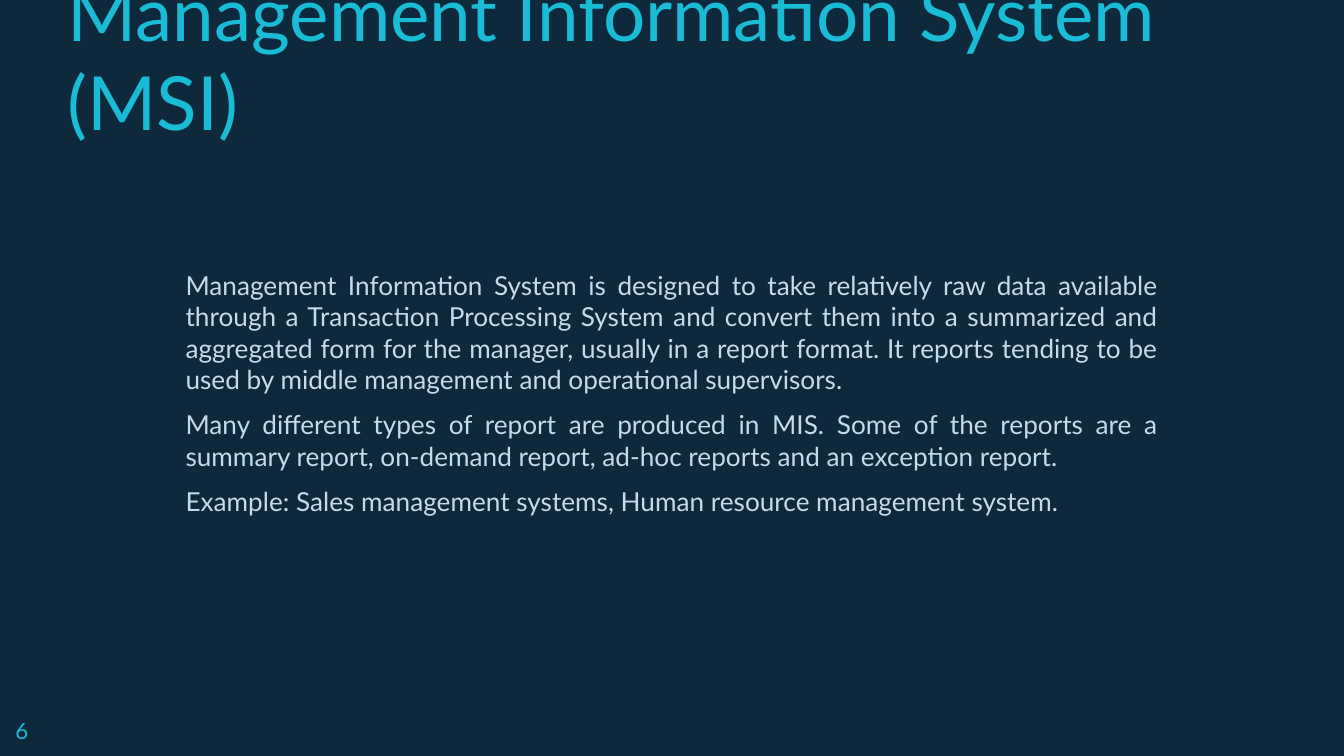
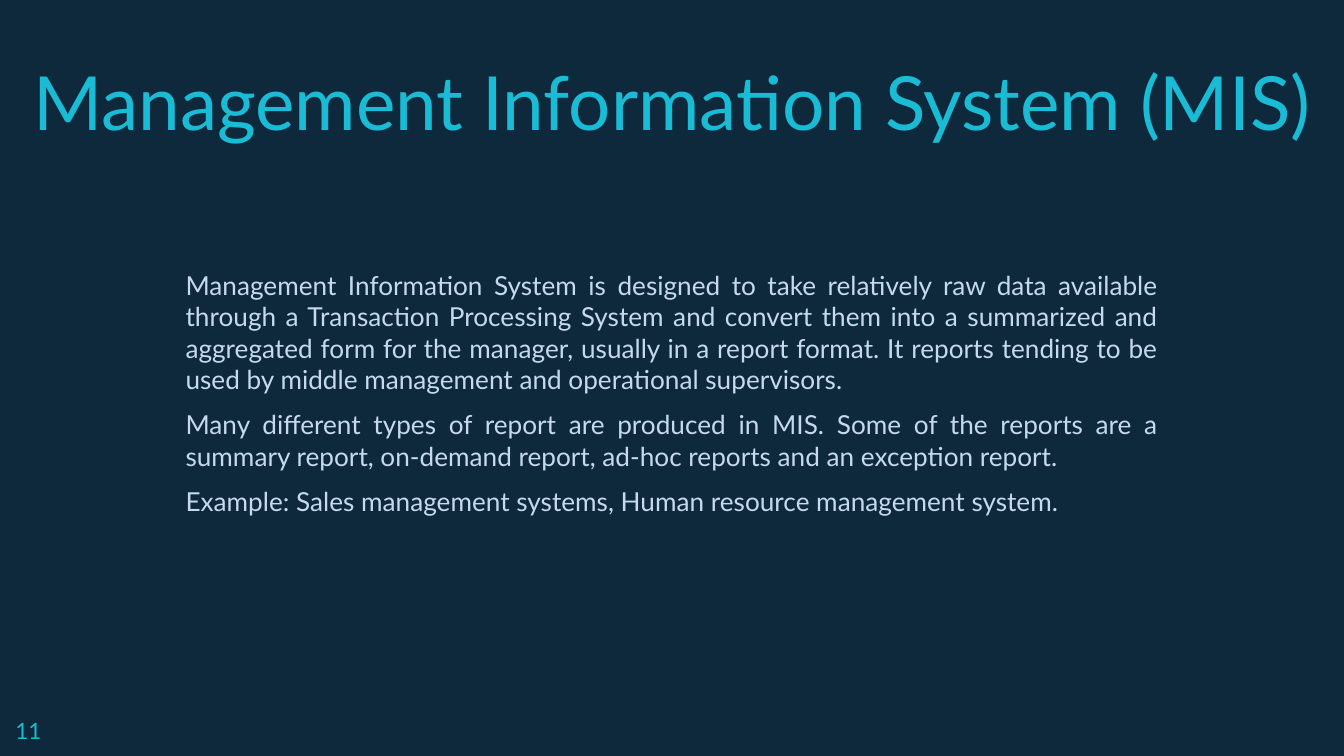
Before and after one commit to Andipstha/SAD-presentation, a slide deck: slide 11 of sad.pptx (slide 6 before the commit). Drawn at 1344x756 pixels with LibreOffice and Linux fonts; fonts in the diff are those of the drawing. Boxes give left, top, right and bottom in pixels: in the first picture for what was removed or moved away, otherwise in the second. Text is boxed around its words. In the diff, an @@ line names an element or a change of style, - is before the commit and + after.

```diff
--- a/sad.pptx
+++ b/sad.pptx
@@ title at <box>33,72,1310,144</box>: text changed @@
-Management Information System (MSI)
+Management Information System (MIS)
@@ page number at <box>15,723,41,739</box>: text changed @@
-6
+11
```
Also in this commit, not shown: 26 other slides changed, 10 slides added, 4 slides removed, 1 other file.
